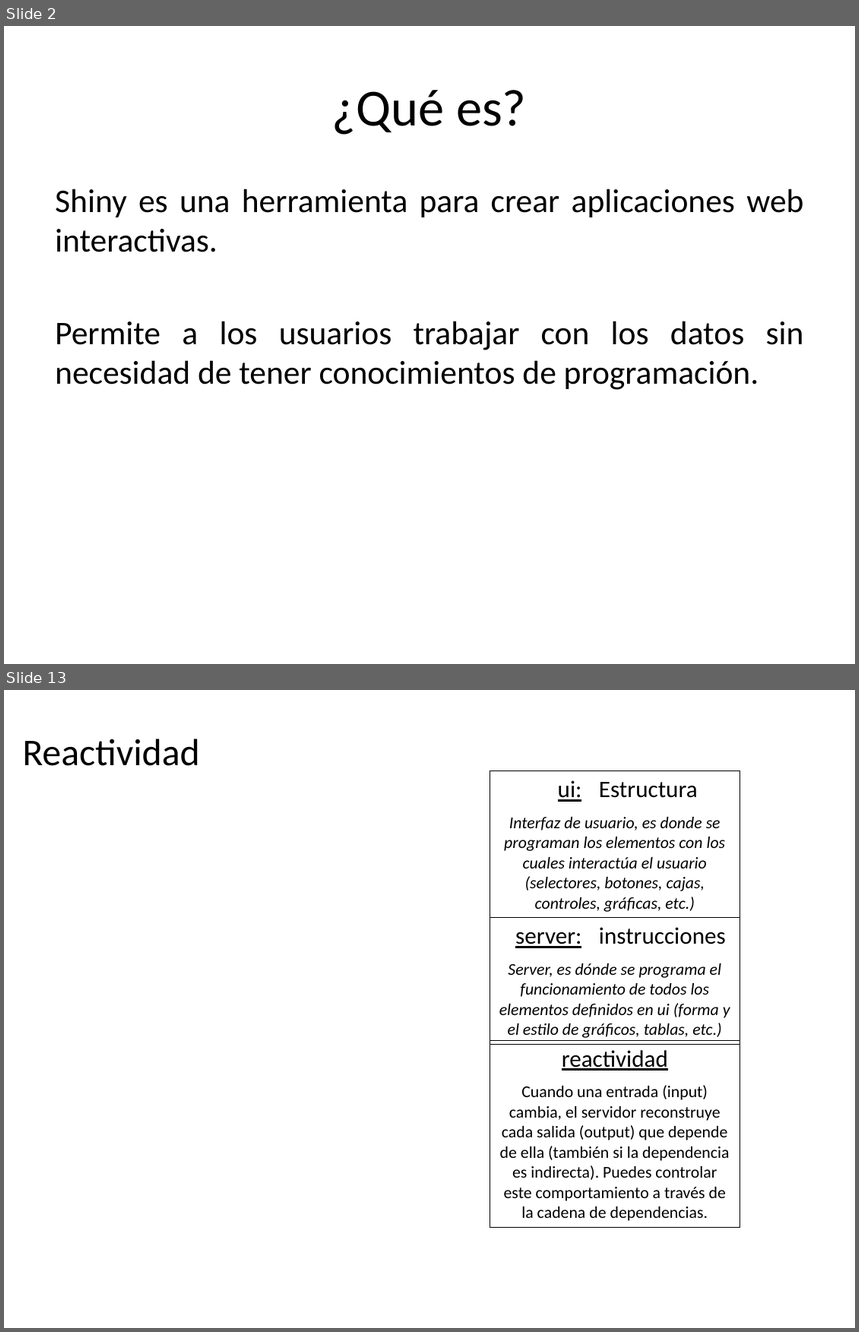
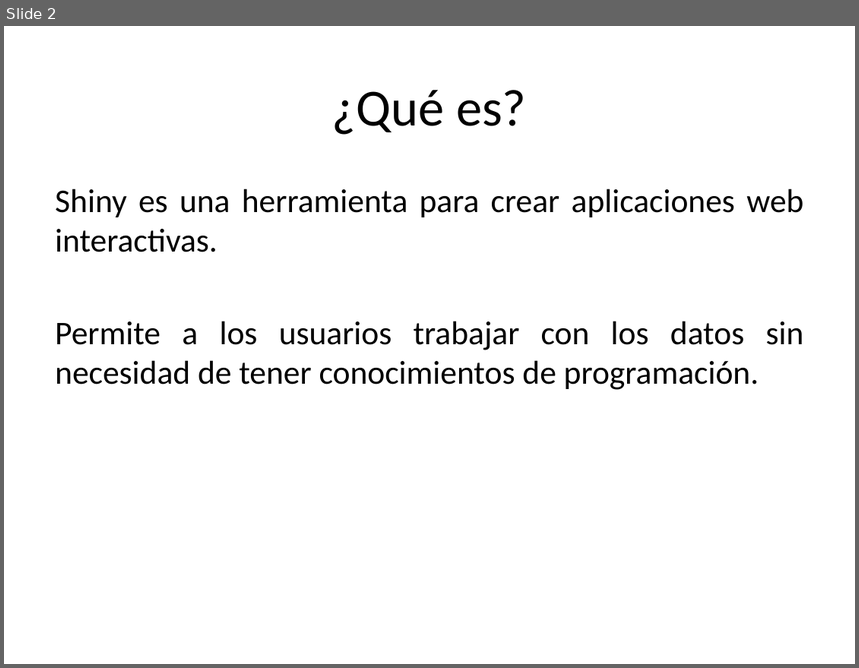
Before and after one commit to vburguete/taller_shiny, a slide deck: documentation/Shiny.pptx. Shown one above the other, each under a label of ours: slides 2 and 13 before the commit, slide 2 after it; the slides between them are not shown. The pictures are 859x1332 and 859x668 pixels, drawn with LibreOffice and Linux fonts; fonts in the diff are those of the drawing. Boxes give left, top, right and bottom in pixels: in the first picture for what was removed or moved away, otherwise in the second. Text is boxed around its words. In the diff, an @@ line names an element or a change of style, - is before the commit and + after.

```diff
--- a/documentation/Shiny.pptx
+++ b/documentation/Shiny.pptx
@@ slide 13 removed at (4, 690, 855, 1328), background #FFFFFF @@
@@ text removed at (22, 739, 199, 766) @@
-Reactividad
@@ table removed at (490, 771, 740, 1041), 4 rows, 2 columns @@
-ui: | Estructura
-Interfaz de usuario, es donde se programan los elementos con los cuales interactúa el usuario (selectores, botones, cajas, controles, gráficas, etc.) | 
-server: | instrucciones
-Server, es dónde se programa el funcionamiento de todos los elementos definidos en ui (forma y el estilo de gráficos, tablas, etc.) | 
@@ table removed at (490, 1040, 740, 1225), 2 rows, 1 columns @@
-reactividad
-Cuando una entrada (input) cambia, el servidor reconstruye cada salida (output) que depende de ella (también si la dependencia es indirecta). Puedes controlar este comportamiento a través de la cadena de dependencias.
```
Also in this commit, not shown: 10 slides changed, 5 slides added.
